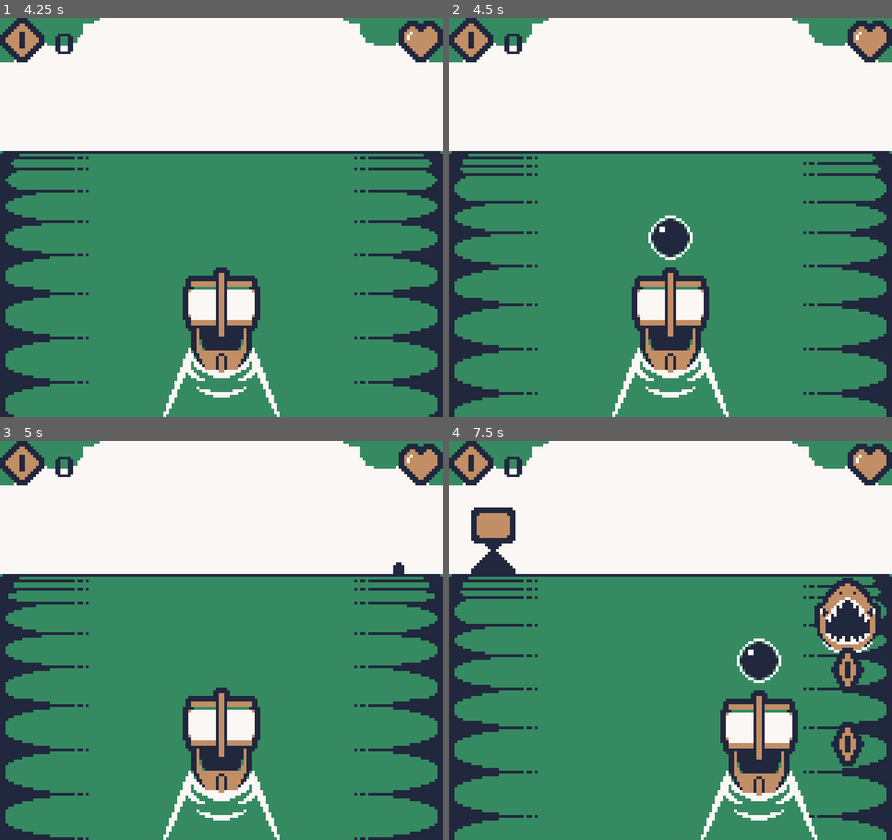
Above: before the commit, frames 1-4 (two rows, left to right).
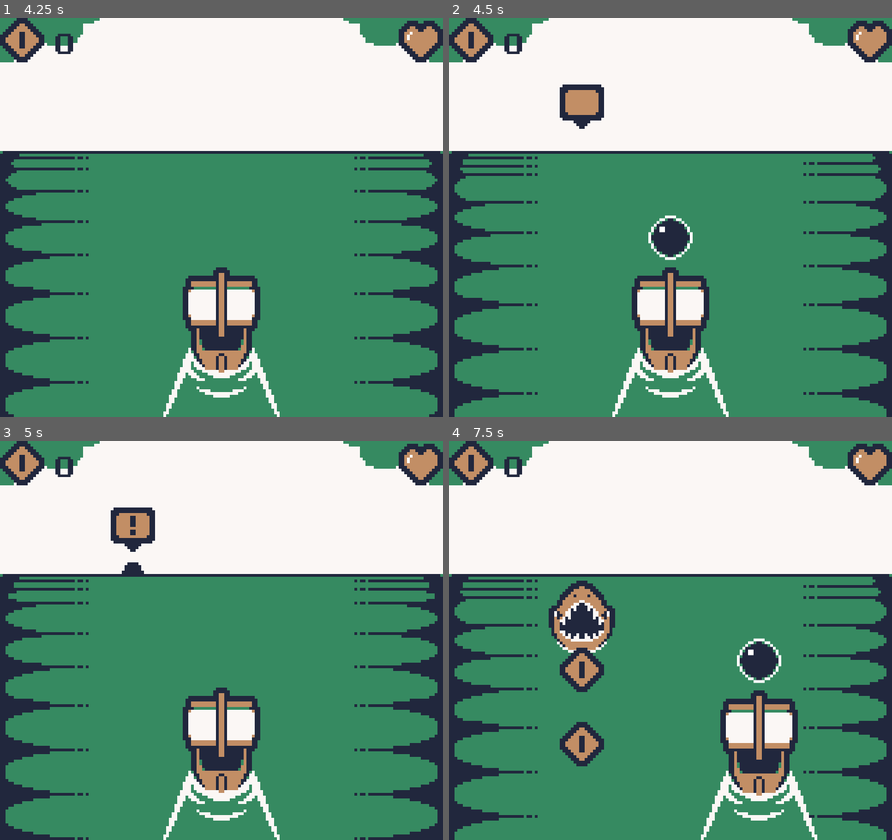
Above: after the commit, the same moments.

Repository: dr4ghs/GBJAM14
Game: Godot game, scene res://Scenes/play_scene.tscn
The game is run twice, just before and just after one commit, with the same random seed, the same clock (stepped at 60 frames per second) and the same inputs. This scene is started directly instead of the project's main scene.
Inputs:
- Up to frame 1 (4.25 s): hold Right (right) 0.53-1.28 s; tap Space (action) every 0.75 s from 0.6 to 3.6 s; hold Left (left) 1.28-2.03 s; hold Right (right) 2.03-3.53 s; hold Left (left) from 3.53 s (still down)
- Up to frame 2 (4.5 s): keep holding Left (left); tap Space (action) at 4.35 s
- Up to frame 3 (5 s): keep holding Left (left)
- Up to frame 4 (7.5 s): tap Space (action) every 0.75 s from 5.1 to 7.35 s; release Left (left) at 5.78 s; hold Right (right) from 5.78 s (still down)

Frame 1 is identical in both runs. In frame 2, 0.9% of the frame differs, in the area x 25-35%, y 16-28%; in frame 3, 1.1%; in frame 4, 7.7%, in the area x 5-98%, y 16-82%.

Commit message:
Fixed warning signs

Diff:
--- a/Resources/Patterns/three_coin_col.tres
+++ b/Resources/Patterns/three_coin_col.tres
@@ -25,6 +25,6 @@
 [resource]
 script = ExtResource("2_7wcbn")
 entities = Array[ExtResource("1_w43cx")]([SubResource("Resource_w43cx"), SubResource("Resource_7wcbn"), SubResource("Resource_xjh8a")])
-wait_time = 2.0
+wait_time = 5.0
 random_lane = true
 metadata/_custom_type_script = "uid://dxrsmg2rofqnv"
--- a/Scenes/Prefabs/player.tscn
+++ b/Scenes/Prefabs/player.tscn
@@ -53,31 +53,31 @@
 tracks/3/type = "value"
 tracks/3/imported = false
 tracks/3/enabled = true
-tracks/3/path = NodePath("Graphics/Ship:modulate:a")
+tracks/3/path = NodePath("Graphics/Ship:region_rect:position:x")
 tracks/3/interp = 1
 tracks/3/loop_wrap = true
 tracks/3/keys = {
 "times": PackedFloat32Array(0),
 "transitions": PackedFloat32Array(1),
 "update": 1,
-"values": [1.0]
+"values": [0.0]
 }
 tracks/4/type = "value"
 tracks/4/imported = false
 tracks/4/enabled = true
-tracks/4/path = NodePath("Graphics/Ship:region_rect:position:x")
+tracks/4/path = NodePath("CollisionBox:disabled")
 tracks/4/interp = 1
 tracks/4/loop_wrap = true
 tracks/4/keys = {
 "times": PackedFloat32Array(0),
 "transitions": PackedFloat32Array(1),
 "update": 1,
-"values": [0.0]
+"values": [false]
 }
 tracks/5/type = "value"
 tracks/5/imported = false
 tracks/5/enabled = true
-tracks/5/path = NodePath("CollisionBox:disabled")
+tracks/5/path = NodePath(".:enable_input")
 tracks/5/interp = 1
 tracks/5/loop_wrap = true
 tracks/5/keys = {
@@ -89,43 +89,44 @@
 tracks/6/type = "value"
 tracks/6/imported = false
 tracks/6/enabled = true
-tracks/6/path = NodePath(".:enable_input")
+tracks/6/path = NodePath("Graphics/Ship:visible")
 tracks/6/interp = 1
 tracks/6/loop_wrap = true
 tracks/6/keys = {
 "times": PackedFloat32Array(0),
 "transitions": PackedFloat32Array(1),
 "update": 1,
-"values": [false]
+"values": [true]
 }
 
 [sub_resource type="Animation" id="Animation_ak25i"]
 resource_name = "damaged"
-tracks/0/type = "value"
-tracks/0/imported = false
-tracks/0/enabled = true
-tracks/0/path = NodePath("Graphics/Ship:modulate:a")
-tracks/0/interp = 1
-tracks/0/loop_wrap = true
-tracks/0/keys = {
-"times": PackedFloat32Array(0, 0.1, 0.2, 0.3, 0.39999998, 0.5, 0.59999996, 0.7, 0.8, 0.9, 1),
-"transitions": PackedFloat32Array(1, 1, 1, 1, 1, 1, 1, 1, 1, 1, 1),
-"update": 1,
-"values": [1.0, 0.0, 1.0, 0.0, 1.0, 0.0, 1.0, 0.0, 1.0, 0.0, 1.0]
-}
-tracks/1/type = "method"
-tracks/1/imported = false
-tracks/1/enabled = true
-tracks/1/path = NodePath(".")
-tracks/1/interp = 1
-tracks/1/loop_wrap = true
-tracks/1/keys = {
-"times": PackedFloat32Array(1),
+length = 0.8
+tracks/0/type = "method"
+tracks/0/imported = false
+tracks/0/enabled = true
+tracks/0/path = NodePath(".")
+tracks/0/interp = 1
+tracks/0/loop_wrap = true
+tracks/0/keys = {
+"times": PackedFloat32Array(0.8),
 "transitions": PackedFloat32Array(1),
 "values": [{
 "args": [],
 "method": &"on_damaged_anim_end"
 }]
+}
+tracks/1/type = "value"
+tracks/1/imported = false
+tracks/1/enabled = true
+tracks/1/path = NodePath("Graphics/Ship:visible")
+tracks/1/interp = 1
+tracks/1/loop_wrap = true
+tracks/1/keys = {
+"times": PackedFloat32Array(0, 0.1, 0.2, 0.3, 0.4, 0.5, 0.6, 0.7, 0.8),
+"transitions": PackedFloat32Array(1, 1, 1, 1, 1, 1, 1, 1, 1),
+"update": 1,
+"values": [true, false, true, false, true, false, true, false, true]
 }
 
 [sub_resource type="Animation" id="Animation_k7ict"]
@@ -192,6 +193,18 @@
 "transitions": PackedFloat32Array(1),
 "update": 1,
 "values": [false]
+}
+tracks/5/type = "value"
+tracks/5/imported = false
+tracks/5/enabled = true
+tracks/5/path = NodePath("Graphics/Ship:visible")
+tracks/5/interp = 1
+tracks/5/loop_wrap = true
+tracks/5/keys = {
+"times": PackedFloat32Array(0, 0.2, 0.4, 0.6, 0.8, 1, 1.2, 1.4, 1.6, 1.8, 2),
+"transitions": PackedFloat32Array(1, 1, 1, 1, 1, 1, 1, 1, 1, 1, 1),
+"update": 1,
+"values": [true, false, true, false, true, false, true, false, true, false, true]
 }
 
 [sub_resource type="Animation" id="Animation_cb7df"]
--- a/Scenes/Prefabs/warning_sign.tscn
+++ b/Scenes/Prefabs/warning_sign.tscn
@@ -26,7 +26,7 @@
 }]
 
 [node name="WarningSign" type="AnimatedSprite2D" unique_id=1277391230]
+visible = false
 sprite_frames = SubResource("SpriteFrames_ipgva")
 frame_progress = 0.44125393
 script = ExtResource("2_so5n3")
-duration = 1.0
--- /dev/null
+++ b/Scenes/pattern_editor.tscn
@@ -0,0 +1,3 @@
+[gd_scene format=3 uid="uid://bionbynsd7rx3"]
+
+[node name="PatternEditor" type="Node2D" unique_id=1519179888]
--- a/Scenes/play_scene.tscn
+++ b/Scenes/play_scene.tscn
@@ -22,6 +22,8 @@
 [ext_resource type="AudioStream" uid="uid://cgtut0umy3835" path="res://Assets/Audio/BGM/main_theme_2.wav" id="16_fbpj1"]
 [ext_resource type="AudioStream" uid="uid://d1qmw447q3d57" path="res://Assets/Audio/SFX/damage_taken.wav" id="17_8n5jp"]
 [ext_resource type="Script" uid="uid://bhhsvxw0a532n" path="res://Scripts/Scenes/Play/animation_player_controller.gd" id="21_lneu0"]
+[ext_resource type="PackedScene" uid="uid://cqpjkry3jvpc" path="res://Scenes/Prefabs/warning_sign.tscn" id="23_1mfr0"]
+[ext_resource type="Script" uid="uid://bmdigctt2283x" path="res://Scripts/Scenes/Play/warns_orchestrator.gd" id="23_cqpud"]
 [ext_resource type="Script" uid="uid://brc5fcqrpvll7" path="res://Scripts/Scenes/Play/player_spawner.gd" id="23_s0476"]
 
 [sub_resource type="Animation" id="Animation_3cjv5"]
@@ -376,6 +378,10 @@
 [sub_resource type="SegmentShape2D" id="SegmentShape2D_ipgva"]
 a = Vector2(0, -43)
 b = Vector2(160, -43)
+
+[sub_resource type="SegmentShape2D" id="SegmentShape2D_bqlsl"]
+a = Vector2(0, 128)
+b = Vector2(160, 128)
 
 [node name="PlayScene" type="Node2D" unique_id=458439781 node_paths=PackedStringArray("player_spawn", "health_bar", "audio_ctrl", "anim", "entity_spawn")]
 script = ExtResource("1_3cjv5")
@@ -515,10 +521,40 @@
 position = Vector2(0, 69)
 shape = SubResource("SegmentShape2D_ipgva")
 
-[node name="EntitiesSpawner" type="Node2D" parent="." unique_id=1555581684 node_paths=PackedStringArray("audio_ctrl")]
+[node name="EntitiesSpawner" type="Node2D" parent="." unique_id=1555581684 node_paths=PackedStringArray("warns_orchestrator", "audio_ctrl")]
 script = ExtResource("11_knw1p")
 pattern = ExtResource("12_45wvb")
+warns_orchestrator = NodePath("../WarnsOrchestrator")
 audio_ctrl = NodePath("../AudioController")
+
+[node name="WarnsOrchestrator" type="Area2D" parent="." unique_id=256354019 node_paths=PackedStringArray("warns")]
+collision_layer = 0
+collision_mask = 4
+script = ExtResource("23_cqpud")
+warns = {
+0: NodePath("Left"),
+1: NodePath("CenterLeft"),
+2: NodePath("Center"),
+3: NodePath("CenterRight"),
+4: NodePath("Right")
+}
+
+[node name="CollisionShape2D" type="CollisionShape2D" parent="WarnsOrchestrator" unique_id=514751520]
+shape = SubResource("SegmentShape2D_bqlsl")
+
+[node name="Left" parent="WarnsOrchestrator" unique_id=1277391230 instance=ExtResource("23_1mfr0")]
+
+[node name="CenterLeft" parent="WarnsOrchestrator" unique_id=888931125 instance=ExtResource("23_1mfr0")]
+lane = 1
+
+[node name="Center" parent="WarnsOrchestrator" unique_id=1506688980 instance=ExtResource("23_1mfr0")]
+lane = 2
+
+[node name="CenterRight" parent="WarnsOrchestrator" unique_id=1516154782 instance=ExtResource("23_1mfr0")]
+lane = 3
+
+[node name="Right" parent="WarnsOrchestrator" unique_id=40259737 instance=ExtResource("23_1mfr0")]
+lane = 4
 
 [node name="PlayerSpawner" type="VisibleOnScreenNotifier2D" parent="." unique_id=48098516 node_paths=PackedStringArray("scene", "audio_ctrl", "health_ctrl", "gold_ctrl")]
 position = Vector2(80, 128)
@@ -545,3 +581,4 @@
 [connection signal="start" from="." to="EntitiesSpawner" method="_on_start"]
 [connection signal="start" from="." to="PlayerSpawner" method="_on_start"]
 [connection signal="area_entered" from="DespawnArea" to="DespawnArea" method="_on_area_entered"]
+[connection signal="area_exited" from="WarnsOrchestrator" to="WarnsOrchestrator" method="_on_area_exited"]
--- a/Scripts/Entities/entities_spawner.gd
+++ b/Scripts/Entities/entities_spawner.gd
@@ -1,58 +1,55 @@
 class_name EntitiesSpawner
-extends Node
+extends Node2D
 
-@export var pattern: SpawnPattern;
-@export var audio_ctrl: AudioController;
+@export var pattern: SpawnPattern
+@export var warns_orchestrator: WarnsOrchestrator
+@export var audio_ctrl: AudioController
 
-var entity_scene: PackedScene = preload("res://Scenes/Prefabs/entity.tscn");
+var entity_scene: PackedScene = preload("res://Scenes/Prefabs/entity.tscn")
 
-var wait_time: float;
+var wait_time: float
 
-var working: bool;
+var working: bool
 
 func _on_play() -> void:
-	working = true;
+	working = true
+	spawn()
 
 func _on_start() -> void:
-	working = false;
+	working = false
 	for child in get_children():
-		child.queue_free();
-
-	spawn();
+		child.queue_free()
 
 func start() -> void:
 	pass
 
 func _on_pause() -> void:
-	working = false;
+	working = false
 
 func _on_game_over() -> void:
-	working = false;
+	working = false
 
 func spawn() -> void:
-	var lane: float = 0;
+	var lane: float = pattern.lane_shift
 	if pattern.random_lane:
-		lane = SpawnPoints.lanes[randi() % 5];
+		lane = randi() % len(Lanes.Values)
 	for res in pattern.entities:
-		var entity: Entity = entity_scene.instantiate();
-		add_child(entity);
-		entity.populate(res.entity, int(res.distance), enemy_hurted);
-		if pattern.random_lane:
-			entity.position.x = lane;
-		else:
-			entity.position.x = SpawnPoints.lanes[res.lane + pattern.lane_shift];
+		var entity: Entity = entity_scene.instantiate()
+		entity.populate(res.entity, int(res.distance), enemy_hurted)
+		entity.lane = int(res.lane + lane) % len(Lanes.Values)
+		add_child(entity)
 
-	wait_time = pattern.wait_time;
+	wait_time = pattern.wait_time
 
 func _process(delta: float) -> void:
-	if not working: return;
+	if not working: return
 
 	if wait_time > 0:
-		wait_time -= delta * PlayerStats.speed;
-	if wait_time <= 0: spawn();
+		wait_time -= delta * PlayerStats.speed
+	if wait_time <= 0: spawn()
 
 	for c in get_children():
 		if c is Entity: (c as Entity).update(delta)
 
 func enemy_hurted() -> void:
-	audio_ctrl.play_side_sfx("damage");
+	audio_ctrl.play_side_sfx("damage")
--- a/Scripts/Entities/entity.gd
+++ b/Scripts/Entities/entity.gd
@@ -1,11 +1,9 @@
 class_name Entity
 extends Area2D
 
-const WARN_SIGN_Y: int = 32;
-
 signal hit();
 
-var warn_sign: PackedScene = preload("res://Scenes/Prefabs/warning_sign.tscn");
+const START_ALTITUDE = 72.0;
 
 @export var gfx: AnimatedSprite2D;
 @export var mask: Sprite2D;
@@ -16,8 +14,12 @@
 @export var attack: AttackComponent
 @export var gold: GoldComponent
 
-var distance: float;
-var warned: bool;
+var lane: Lanes.Values:
+	set(value):
+		lane = value
+		position.x = Lanes.coordinates(value)
+
+var distance: float
 
 func populate(resource: EntityResource, dist: int, on_hit: Callable) -> void:
 	health.enabled = resource.health > 0
@@ -41,7 +43,7 @@
 	(collisions.shape as RectangleShape2D).size = Vector2(16 * resource.width, 16);
 
 	distance = PlaySceneConstants.MAX_DISTANCE + (float(dist) / 10);
-	position.y = SpawnPoints.obstacle_altitude;
+	position.y = START_ALTITUDE;
 
 	hit.connect(on_hit)
 
@@ -55,13 +57,6 @@
 	if health.enabled and health.value <= 0: return;
 
 	distance -= PlaySceneConstants.BASE_SPEED * PlayerStats.curr_speed * delta;
-
-	if attack.enabled and not warned and distance <= PlaySceneConstants.MAX_DISTANCE * 0.75:
-		var warn: Node = warn_sign.instantiate();
-		$"..".add_child(warn);
-		warn.position.y = WARN_SIGN_Y;
-		warn.position.x = position.x;
-		warned = true;
 
 	if distance > PlaySceneConstants.MAX_DISTANCE: return;
 
--- a/Scripts/Entities/player.gd
+++ b/Scripts/Entities/player.gd
@@ -32,7 +32,7 @@
 	PlayerStats.reset();
 	_gold = 0;
 	_health = PlayerStats.health;
-	_curr_lane = Enums.Lane.CENTER;
+	_curr_lane = Lanes.Values.CENTER;
 	damaged = false;
 	invincible = false;
 
@@ -54,12 +54,12 @@
 		if Input.is_action_just_pressed("left"):
 			if _curr_lane > 0: _curr_lane -= 1;
 		elif Input.is_action_just_pressed("right"):
-			if _curr_lane < len(SpawnPoints.lanes) - 1: _curr_lane += 1;
+			if _curr_lane < len(Lanes.Values) - 1: _curr_lane += 1;
 		elif Input.is_action_just_pressed("action"):
 			# TODO cooldown
 			fire.emit(cannon_ball_parent);
 
-	position.x = lerp(position.x, SpawnPoints.lanes[_curr_lane], 0.2);
+	position.x = lerp(position.x, Lanes.coordinates(_curr_lane), 0.2);
 	animation_player.speed_scale = PlayerStats.speed;
 
 	if not invincible and false:
--- a/Scripts/Entities/warning_sign.gd
+++ b/Scripts/Entities/warning_sign.gd
@@ -1,11 +1,29 @@
+class_name WarningSign
 extends AnimatedSprite2D
 
-@export var duration: float;
+const DURATION: float = 1.0
+const ALTITUDE: float = 32.0
+
+@export var lane: Lanes.Values
+
+var duration: float
+var warning: bool
+
+func warn() -> void:
+	visible = true;
+	warning = true
+	duration = DURATION
+
+	if not is_playing(): play("default")
 
 func _ready() -> void:
-	play("default");
+	position.x = Lanes.coordinates(lane)
+	position.y = ALTITUDE
 
 func _process(delta: float) -> void:
-	duration -= delta;
+	if not warning: return
+
+	duration -= delta
 	if duration <= 0:
-		self.queue_free();
+		visible = false
+		warning = false
--- a/Scripts/Resources/spawn_entry.gd
+++ b/Scripts/Resources/spawn_entry.gd
@@ -2,5 +2,5 @@
 extends Resource
 
 @export var entity: EntityResource;
-@export var lane: Enums.Lane = Enums.Lane.CENTER;
+@export var lane: Lanes.Values = Lanes.Values.CENTER;
 @export var distance: float;
--- /dev/null
+++ b/Scripts/Scenes/Play/lanes.gd
@@ -0,0 +1,16 @@
+class_name Lanes
+
+enum Values {
+	LEFT = 0,
+	CENTER_LEFT,
+	CENTER,
+	CENTER_RIGHT,
+	RIGHT,
+}
+
+const lane_coords: Array[float] = [16.0, 48.0, 80.0, 112.0, 144.0];
+
+static func coordinates(lane: Values) -> float:
+	if lane > Values.RIGHT: return 0;
+
+	return lane_coords[lane];
--- /dev/null
+++ b/Scripts/Scenes/Play/warns_orchestrator.gd
@@ -0,0 +1,17 @@
+class_name WarnsOrchestrator
+extends Node2D
+
+@export var warns: Dictionary[Lanes.Values, WarningSign]
+
+func notify(lane: Lanes.Values) -> void:
+	if lane > Lanes.Values.RIGHT: return
+
+	warns[lane].warn()
+
+func _on_area_exited(area: Area2D) -> void:
+	if area is not Entity: return
+	if area.z_index >= 0: return
+
+	var entity: Entity = area as Entity
+	if entity.attack.enabled:
+		warns[entity.lane].warn()
--- a/Scripts/lanes.gd
+++ /dev/null
@@ -1,9 +0,0 @@
-class_name Enums
-
-enum Lane {
-	LEFT = 0,
-	CENTER_LEFT,
-	CENTER,
-	CENTER_RIGHT,
-	RIGHT,
-}
--- a/Scripts/spawn_points_autoload.gd
+++ b/Scripts/spawn_points_autoload.gd
@@ -1,4 +1,3 @@
 extends Node
 
-const lanes: Array[float] = [16.0, 48.0, 80.0, 112.0, 144.0];
-const obstacle_altitude: float = 72.0;
+#const obstacle_altitude: float = 72.0;
--- a/project.godot
+++ b/project.godot
@@ -101,6 +101,7 @@
 2d_physics/layer_3="enemies"
 2d_physics/layer_4="projectiles"
 2d_physics/layer_5="despawn"
+2d_physics/layer_6="notifier"
 
 [rendering]
 
Renamed: Scripts/lanes.gd.uid -> Scripts/Scenes/Play/lanes.gd.uid
Not shown, added: Scripts/Scenes/Play/warns_orchestrator.gd.uid
Not shown, removed: Scenes/play_scene.tscn12066794054.tmp
Not shown, removed: Scenes/play_scene.tscn1845242132.tmp
Not shown, removed: Scenes/play_scene.tscn945730667.tmp
